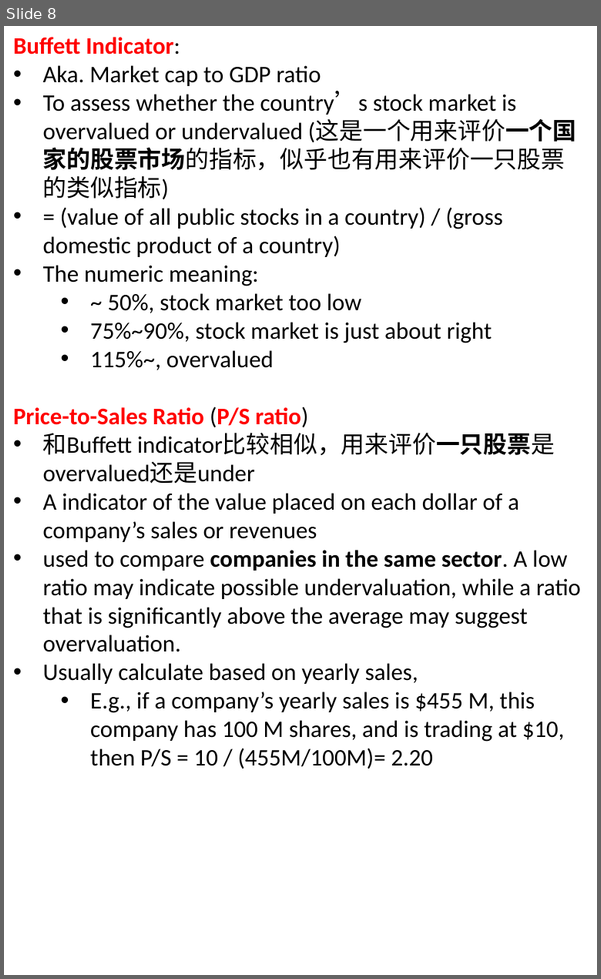
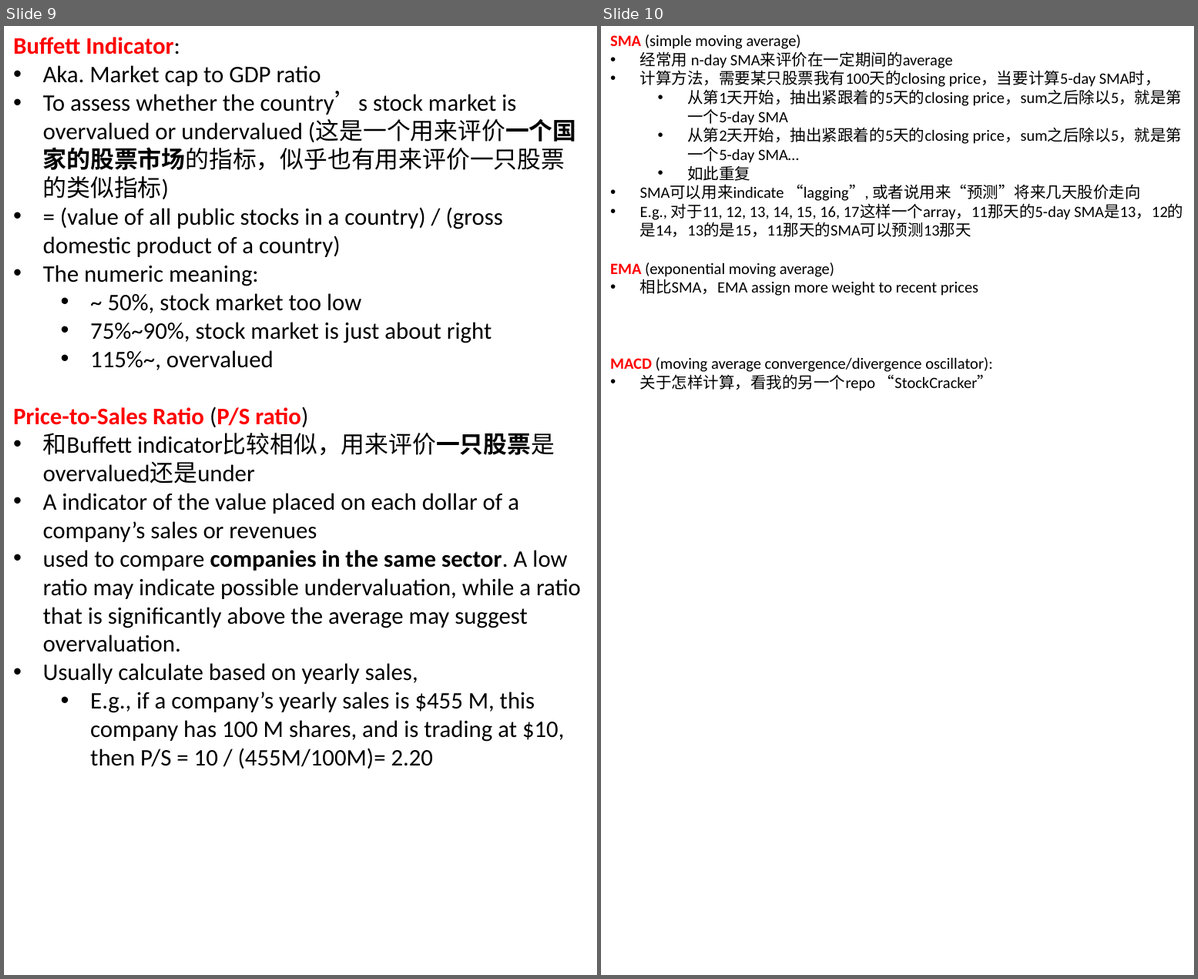
Before and after one commit to legend507/CommonSense, a slide deck: [BeAInvestor].pptx. Shown side by side, each under a label of ours: slide 8 before the commit, slides 9 and 10 after it. The pictures are 601x979 and 1198x979 pixels, drawn with LibreOffice and Linux fonts; fonts in the diff are those of the drawing. Boxes give left, top, right and bottom in pixels: in the first picture for what was removed or moved away, otherwise in the second. Text is boxed around its words. In the diff, an @@ line names an element or a change of style, - is before the commit and + after.

Commit message:
added SMA, adding EMA and MACD

```diff
--- a/[BeAInvestor].pptx
+++ b/[BeAInvestor].pptx
@@ slide 10 added at box(601, 26, 1194, 975), background #FFFFFF @@
@@ text added at box(610, 34, 1183, 391), 12 pt, text #000000 @@
+SMA (simple moving average)
+• 经常用 n-day SMA来评价在一定期间的average
+• 计算方法，需要某只股票我有100天的closing price，当要计算5-day SMA时，
+  • 从第1天开始，抽出紧跟着的5天的closing price，sum之后除以5，就是第一个5-day SMA
+  • 从第2天开始，抽出紧跟着的5天的closing price，sum之后除以5，就是第一个5-day SMA…
+  • 如此重复
+• SMA可以用来indicate “lagging”, 或者说用来“预测”将来几天股价走向
+• E.g., 对于11, 12, 13, 14, 15, 16, 17这样一个array，11那天的5-day SMA是13，12的是14，13的是15，11那天的SMA可以预测13那天
+EMA (exponential moving average)
+• 相比SMA，EMA assign more weight to recent prices
+MACD (moving average convergence/divergence oscillator):
+• 关于怎样计算，看我的另一个repo “StockCracker”
@@ what was slide 8 is now slide 9 @@
```
Also in this commit, not shown: 1 other slide added.
